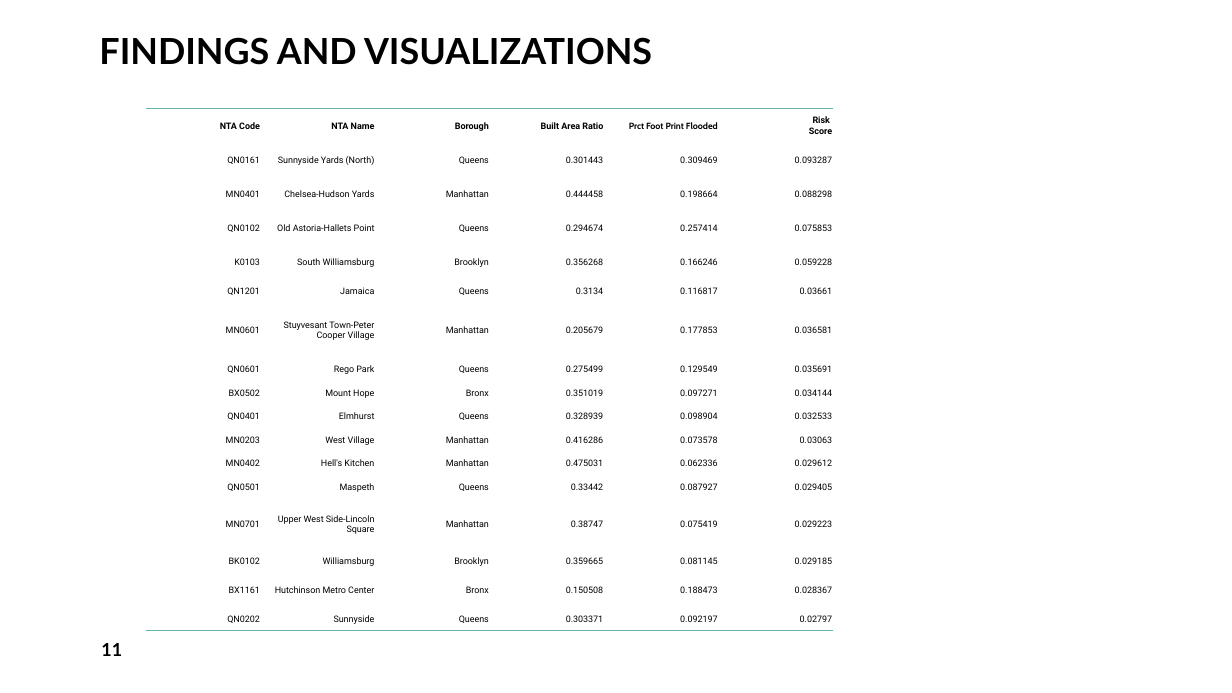
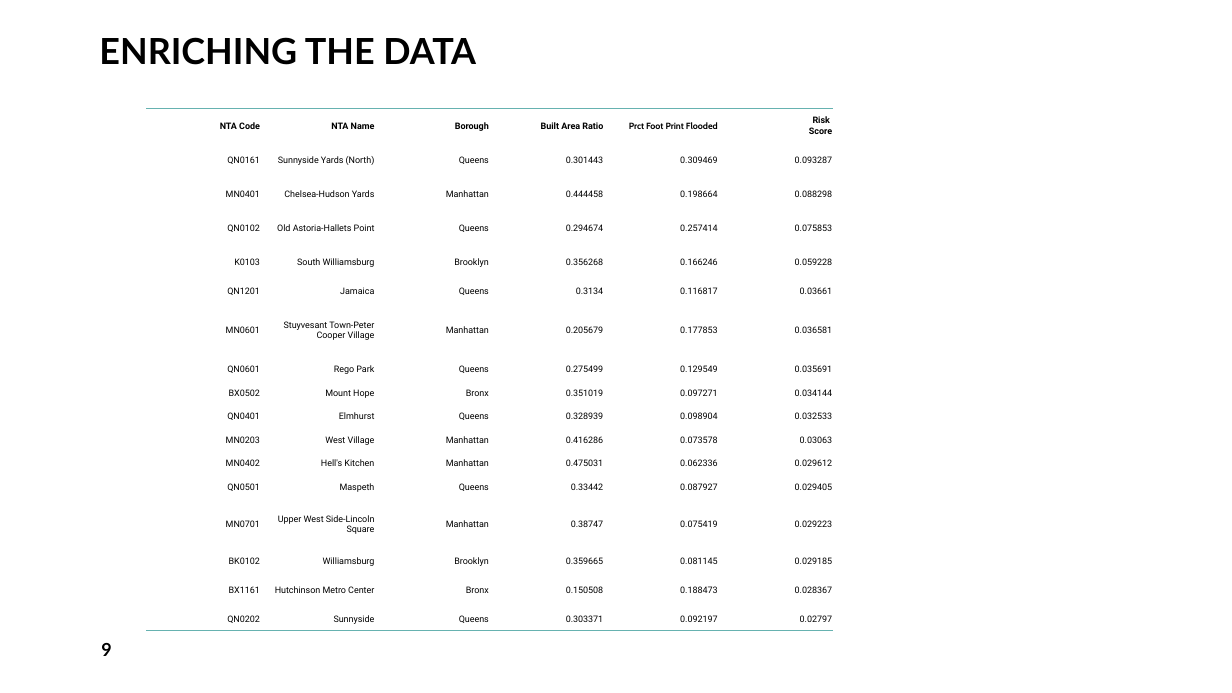
Before and after one commit to rowens2025/nyc-urban-built-floodzone-planimetrics, a slide deck: slide 9 of docs/slides/NYC P1 Slides.pptx (slide 11 before the commit). Drawn at 1232x693 pixels with LibreOffice and Linux fonts; fonts in the diff are those of the drawing. Boxes give left, top, right and bottom in pixels: in the first picture for what was removed or moved away, otherwise in the second. Text is boxed around its words. In the diff, an @@ line names an element or a change of style, - is before the commit and + after.

```diff
--- a/docs/slides/NYC P1 Slides.pptx
+++ b/docs/slides/NYC P1 Slides.pptx
@@ title at (99, 37, 476, 65): text changed @@
-FINDINGS AND VISUALIZATIONS
+ENRICHING THE DATA
@@ page number at (101, 643, 111, 656): text changed @@
-11
+9
```
Also in this commit, not shown: 5 other slides changed, 3 other files.
